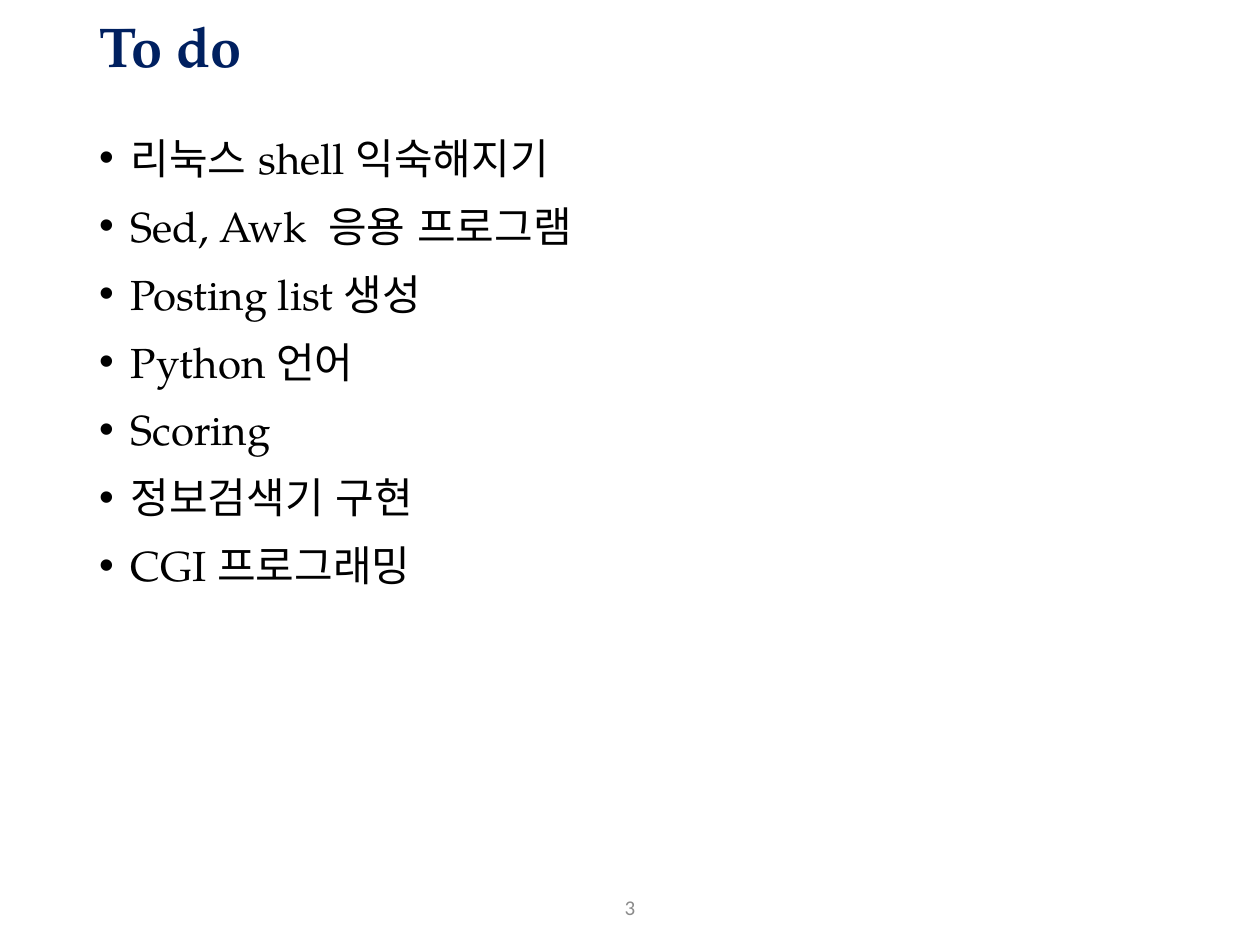
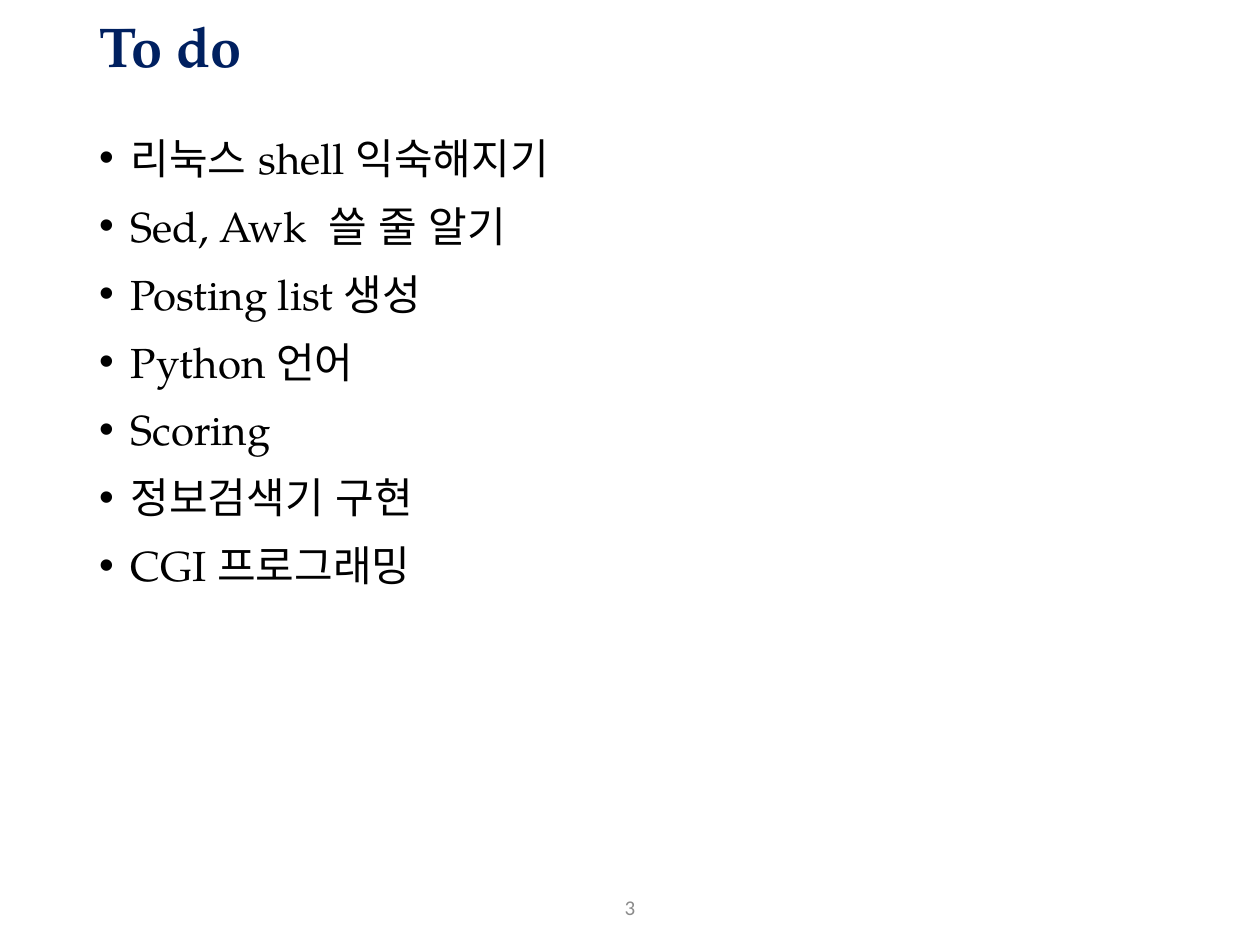
Before and after one commit to Hagazzusa/gykim.github.io, a slide deck: slide 3 of data/ot&env.pptx. Drawn at 1260x945 pixels with LibreOffice and Linux fonts; fonts in the diff are those of the drawing; background and template pictures are left out. Boxes give left, top, right and bottom in pixels: in the first picture for what was removed or moved away, otherwise in the second. Text is boxed around its words. In the diff, an @@ line names an element or a change of style, - is before the commit and + after.

```diff
--- a/data/ot&env.pptx
+++ b/data/ot&env.pptx
@@ text at (131, 207, 506, 249): text changed @@
-• Sed, Awk 응용 프로그램
+• Sed, Awk 쓸 줄 알기
```
Also in this commit, not shown: 2 other slides changed, 14 slides added, 1 slide removed.
